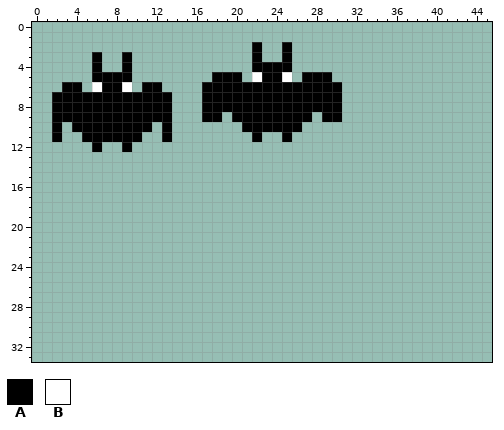
Edited in one commit: pixel-art sprite (Media/enemies.png). Above, as it was before the edit.
The file is 64x64 pixels. Colours within 5 levels of each other are drawn and written as one. Shown: x 0..45, y 0..33.
Palette (. is transparent): A #000000  B #ffffff
Pixels before, first column x 2:
 2 ....................A..A.....
 3 ....A..A............A..A.....
 4 ....A..A............AAAA.....
 5 ....AAAA........AAA.BAAB.AAA.
 6 .AA.BAAB.AA....AAAAAAAAAAAAAA
 7 AAAAAAAAAAAA...AAAAAAAAAAAAAA
 8 AAAAAAAAAAAA...AAAAAAAAAAAAAA
 9 AAAAAAAAAAAA...AA.AAAAAAAA.AA
10 A.AAAAAAAA.A.......AAAAAA....
11 A..AAAAAA..A........A..A.....
12 ....A..A.....................
After the commit:
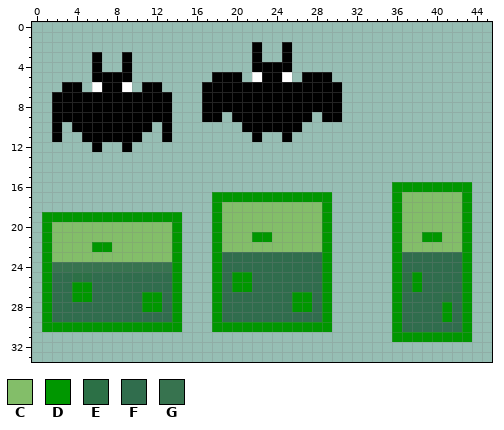
Colours new in this view: C #83be69  D #009700  E #2c7046  F #306d4d  G #37734f
From old to new:
{"y":16,"x":36,"old":"........","new":"DDDDDDDD"}
{"y":17,"x":18,"old":"............","new":"DDDDDDDDDDDD"}
{"y":17,"x":36,"old":"........","new":"DCCCCCCD"}
{"y":18,"x":18,"old":"............","new":"DCCCCCCCCCCD"}
{"y":18,"x":36,"old":"........","new":"DCCCCCCD"}
{"y":19,"x":1,"old":"..............","new":"DDDDDDDDDDDDDD"}
{"y":19,"x":18,"old":"............","new":"DCCCCCCCCCCD"}
{"y":19,"x":36,"old":"........","new":"DCCCCCCD"}
{"y":20,"x":1,"old":"..............","new":"DCCCCCCCCCCCCD"}
{"y":20,"x":18,"old":"............","new":"DCCCCCCCCCCD"}
{"y":20,"x":36,"old":"........","new":"DCCCCCCD"}
{"y":21,"x":1,"old":"..............","new":"DCCCCCCCCCCCCD"}
{"y":21,"x":18,"old":"............","new":"DCCCDDCCCCCD"}
{"y":21,"x":36,"old":"........","new":"DCCDDCCD"}
{"y":22,"x":1,"old":"..............","new":"DCCCCDDCCCCCCD"}
{"y":22,"x":18,"old":"............","new":"DCCCCCCCCCCD"}
{"y":22,"x":36,"old":"........","new":"DCCCCCCD"}
{"y":23,"x":1,"old":"..............","new":"DCCCCCCCCCCCCD"}
{"y":23,"x":18,"old":"............","new":"DFFFFFFFFFFD"}
{"y":23,"x":36,"old":"........","new":"DFFFFFFD"}
{"y":24,"x":1,"old":"..............","new":"DGGGGGGGGGGGGD"}
{"y":24,"x":18,"old":"............","new":"DFFFFFFFFFFD"}
{"y":24,"x":36,"old":"........","new":"DFFFFFFD"}
{"y":25,"x":1,"old":"..............","new":"DFFEEFFFFFFFFD"}
{"y":25,"x":18,"old":"............","new":"DFDDFFFFFFFD"}
{"y":25,"x":36,"old":"........","new":"DEDFFFFD"}
{"y":26,"x":1,"old":"..............","new":"DFFDDFFFFFFFFD"}
{"y":26,"x":18,"old":"............","new":"DFDDFFFFFFFD"}
{"y":26,"x":36,"old":"........","new":"DEDFFFFD"}
{"y":27,"x":1,"old":"..............","new":"DFFDDFFFFFDDFD"}
{"y":27,"x":18,"old":"............","new":"DFFFFFFFDDFD"}
{"y":27,"x":36,"old":"........","new":"DFFFFEFD"}
{"y":28,"x":1,"old":"..............","new":"DFFFFFFFFFDDFD"}
{"y":28,"x":18,"old":"............","new":"DFFFFFFFDDFD"}
{"y":28,"x":36,"old":"........","new":"DFFFFDFD"}
{"y":29,"x":1,"old":"..............","new":"DFFFFFFFFFFFFD"}
{"y":29,"x":18,"old":"............","new":"DFFFFFFFFFFD"}
{"y":29,"x":36,"old":"........","new":"DFFFFDFD"}
{"y":30,"x":1,"old":"..............","new":"DDDDDDDDDDDDDD"}
{"y":30,"x":18,"old":"............","new":"DDDDDDDDDDDD"}
{"y":30,"x":36,"old":"........","new":"DFFFFFFD"}
{"y":31,"x":36,"old":"........","new":"DDDDDDDD"}
